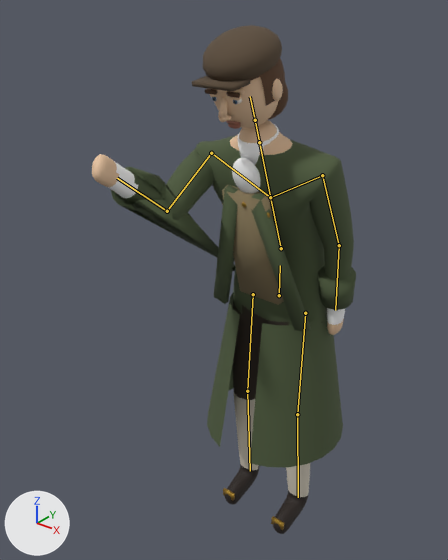
The glTF model reckoning/models/brother.glb: old version first, new version second.
Camera for both pictures: a 50 mm lens placed at (1.008, -1.554, 1.88), pointed at (-0.096, -0.174, 1.025). Every picture has the same lights, and +X, +Y and +Z are marked at lower left. The older version comes first. Both versions are drawn at frame 10 of the action 'Hammer'; the numbers are the values there. The bones that change, and the others that lie on the model, are drawn over the model as lines.

The first picture shows 'brother_body', 'brother_coat', 'brother_eyes', 'brother_hair', 'brother_hat', 'brother_linen', 'brother_metal', 'brother_skin', 'brother_vest'.
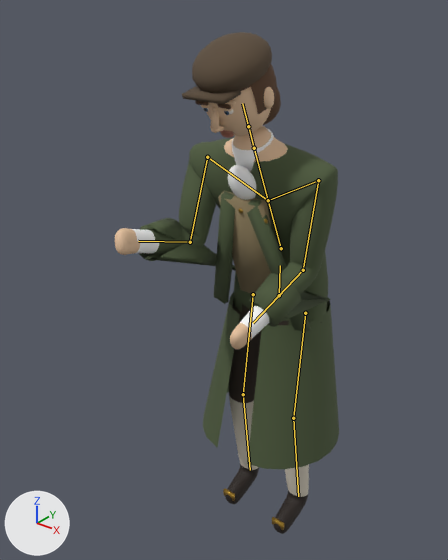
Location of each change, [x1, y1, x2, y2] in pixels of the pictures (448 x 560 px):
'brother_body', posed (15% narrower): before [92, 120, 354, 534]; after [115, 126, 338, 534]
'brother_coat', posed (18% narrower, 7% shorter): before [111, 167, 356, 467]; after [139, 191, 339, 469]
'brother_hat', posed (9% taller): before [192, 25, 282, 92]; after [182, 32, 272, 105]
'brother_vest', posed: before [222, 185, 284, 305]; after [218, 191, 271, 294]
'brother_skin', posed: before [207, 77, 283, 129]; after [201, 87, 274, 138]
'brother_linen', posed: before [232, 124, 279, 193]; after [228, 129, 273, 200]
'brother_hair', posed: before [204, 58, 288, 120]; after [195, 64, 281, 125]
'brother_metal', posed (mostly hidden): before [223, 202, 284, 530]; after [223, 208, 284, 530]
'brother_eyes', posed: before [211, 97, 242, 104]; after [203, 108, 234, 115]
bone 'spine', root to tip: before (281, 248) to (270, 197); after (281, 248) to (268, 200)
bone 'upper_arm.L', root to tip: before (322, 175) to (339, 245); after (318, 180) to (303, 270)
bone 'forearm.L', root to tip: before (339, 245) to (335, 310); after (303, 270) to (253, 323)
bone 'upper_arm.R', root to tip: before (211, 153) to (167, 211); after (207, 157) to (190, 242)
bone 'forearm.R', root to tip: before (167, 211) to (117, 178); after (190, 242) to (138, 241)
bone 'thigh.L', root to tip: before (305, 313) to (297, 414); after (305, 313) to (293, 418)
bone 'shin.L', root to tip: before (297, 414) to (298, 497); after (293, 418) to (298, 496)
bone 'thigh.R', root to tip: before (253, 294) to (247, 391); after (253, 294) to (243, 394)
bone 'shin.R', root to tip: before (247, 391) to (250, 471); after (243, 394) to (250, 470)

Diff of the bpy script that builds the scene:
```diff
--- a/reckoning/models/brother.glb.py
+++ b/reckoning/models/brother.glb.py
@@ bone_spine @@
 bone_spine = bpy.data.objects['brother_rig'].pose.bones['spine']  # child of 'hips'
-bone_spine.rotation_quaternion = (0.985, 0.174, 0.0, 0.0)  # degrees (20, 0, 0)
+bone_spine.rotation_quaternion = (0.978, 0.208, 0.0, 0.0)  # degrees (24, 0, 0)
@@ bone_upper_arm_l @@
 bone_upper_arm_l = bpy.data.objects['brother_rig'].pose.bones['upper_arm.L']  # child of 'shoulder.L'
-bone_upper_arm_l.rotation_quaternion = (0.999, 0.0, 0.0, 0.04)  # degrees (0, 0, 5)
+bone_upper_arm_l.rotation_quaternion = (0.954, -0.295, -0.018, 0.057)  # degrees (-34, 0, 7)
@@ bone_forearm_l @@
 bone_forearm_l = bpy.data.objects['brother_rig'].pose.bones['forearm.L']  # child of 'upper_arm.L'
-bone_forearm_l.rotation_quaternion = (0.998, -0.06, 0.0, 0.0)  # degrees (-7, 0, 0)
+bone_forearm_l.rotation_quaternion = (0.9, -0.435, 0.0, 0.0)  # degrees (-52, 0, 0)
@@ bone_upper_arm_r @@
 bone_upper_arm_r = bpy.data.objects['brother_rig'].pose.bones['upper_arm.R']  # child of 'shoulder.R'
-bone_upper_arm_r.rotation_quaternion = (-0.714, 0.699, -0.035, 0.036)  # degrees (-89, 0, -6)
+bone_upper_arm_r.rotation_quaternion = (-0.888, 0.457, -0.023, 0.044)  # degrees (-54, 0, -6)
@@ bone_forearm_r @@
 bone_forearm_r = bpy.data.objects['brother_rig'].pose.bones['forearm.R']  # child of 'upper_arm.R'
-bone_forearm_r.rotation_quaternion = (0.9, -0.435, 0.0, 0.0)  # degrees (-52, 0, 0)
+bone_forearm_r.rotation_quaternion = (0.811, -0.585, 0.0, 0.0)  # degrees (-72, 0, 0)
@@ bone_thigh_l @@
 bone_thigh_l = bpy.data.objects['brother_rig'].pose.bones['thigh.L']  # child of 'hips'
-bone_thigh_l.rotation_quaternion = (1.0, 0.0, 0.0, 0.0)  # degrees (0, 0, 0)
+bone_thigh_l.rotation_quaternion = (0.999, -0.035, 0.0, 0.0)  # degrees (-4, 0, 0)
@@ bone_shin_l @@
 bone_shin_l = bpy.data.objects['brother_rig'].pose.bones['shin.L']  # child of 'thigh.L'
-bone_shin_l.rotation_quaternion = (1.0, 0.0, 0.0, 0.0)  # degrees (0, 0, 0)
+bone_shin_l.rotation_quaternion = (0.998, 0.07, 0.0, 0.0)  # degrees (8, 0, 0)
@@ bone_thigh_r @@
 bone_thigh_r = bpy.data.objects['brother_rig'].pose.bones['thigh.R']  # child of 'hips'
-bone_thigh_r.rotation_quaternion = (1.0, 0.0, 0.0, 0.0)  # degrees (0, 0, 0)
+bone_thigh_r.rotation_quaternion = (0.999, -0.035, 0.0, 0.0)  # degrees (-4, 0, 0)
@@ bone_shin_r @@
 bone_shin_r = bpy.data.objects['brother_rig'].pose.bones['shin.R']  # child of 'thigh.R'
-bone_shin_r.rotation_quaternion = (1.0, 0.0, 0.0, 0.0)  # degrees (0, 0, 0)
+bone_shin_r.rotation_quaternion = (0.998, 0.07, 0.0, 0.0)  # degrees (8, 0, 0)
```
